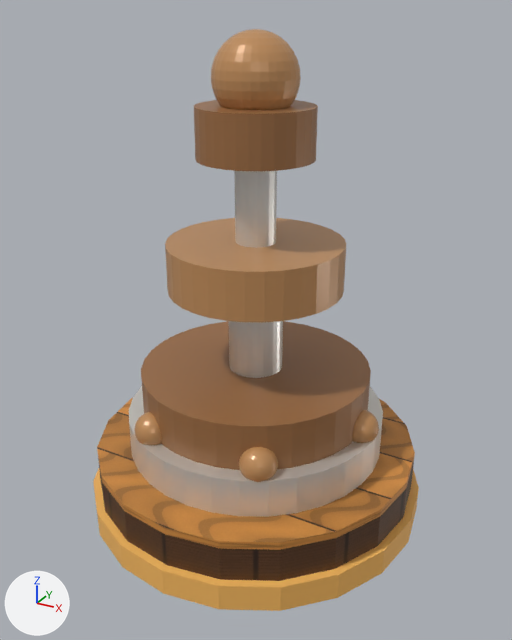
What one commit did to the glTF model Assets/Resources/Snack/Towers/Fondue.glb.
Before and after are seen from a 50 mm lens placed at (0.805, -1.461, 1.261), pointed at (0.015, -0.025, 0.543). The lights are fixed; the arrows at lower left show +X, +Y and +Z. The picture after the commit comes second.

Script lines for the objects in view, before the commit:
```python
ob_cylinder = bpy.data.objects.new('Cylinder', me_cylinder_060)
ob_cylinder.location = (0.0, 0.0, 0.0)
ob_cylinder_001 = bpy.data.objects.new('Cylinder.001', me_cylinder_061)
ob_cylinder_001.location = (0.0, 0.0, 0.0)
ob_cylinder_002 = bpy.data.objects.new('Cylinder.002', me_cylinder_062)
ob_cylinder_002.location = (0.0, 0.0, 0.0)
ob_cylinder_003 = bpy.data.objects.new('Cylinder.003', me_cylinder_063)
ob_cylinder_003.location = (0.0, 0.0, 0.0)
ob_cylinder_004 = bpy.data.objects.new('Cylinder.004', me_cylinder_064)
ob_cylinder_004.location = (0.0, 0.0, 0.0)
ob_cylinder_005 = bpy.data.objects.new('Cylinder.005', me_cylinder_065)
ob_cylinder_005.location = (0.0, 0.0, 0.0)
ob_pedestal = bpy.data.objects.new('pedestal', me_cylinder_057)
ob_pedestal.location = (0.0, 0.0, 0.115)
ob_sphere = bpy.data.objects.new('Sphere', me_sphere)
ob_sphere.location = (0.0, 0.0, 0.0)
ob_sphere_001 = bpy.data.objects.new('Sphere.001', me_sphere_003)
ob_sphere_001.location = (0.0, 0.0, 0.0)
# also in view: 'Sphere.005' at (-0.15, -0.26, 0.3); 'rim' at (0.0, 0.0, 0.035); 'Sphere.006' at (0.15, -0.26, 0.3)
```
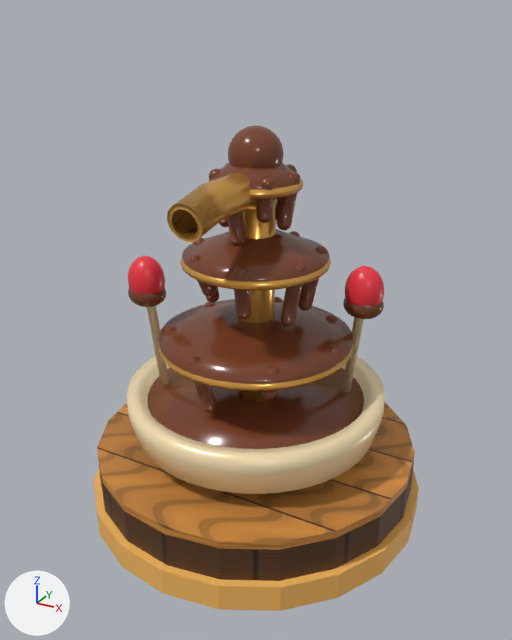
Changed parts and their boxes (x1, y1, x2, y2) in the pictures (512 x 640 px):
'Fondue Head', added: after (127, 126, 385, 494)
'Cylinder.001', deleted (brown): before (141, 321, 371, 470)
'Cylinder.003', deleted (orange): before (165, 218, 346, 322)
'Cylinder', deleted: before (129, 386, 383, 517)
'Cylinder.005', deleted (brown): before (194, 100, 318, 171)
'Sphere', deleted (orange): before (211, 29, 301, 110)
'Cylinder.004', deleted: before (234, 171, 277, 248)
'Cylinder.002', deleted: before (228, 321, 283, 378)
'Sphere.006', deleted (orange): before (239, 447, 278, 482)
'Sphere.005', deleted (orange): before (134, 412, 162, 445)
'Sphere.001', deleted (orange): before (352, 410, 379, 443)

Patch to the scene script:
```diff
--- a/Assets/Resources/Snack/Towers/Fondue.glb.py
+++ b/Assets/Resources/Snack/Towers/Fondue.glb.py
@@ ob_cylinder @@
-ob_cylinder = bpy.data.objects.new('Cylinder', me_cylinder_060)
@@ ob_cylinder_001 @@
-ob_cylinder_001 = bpy.data.objects.new('Cylinder.001', me_cylinder_061)
@@ ob_cylinder_002 @@
-ob_cylinder_002 = bpy.data.objects.new('Cylinder.002', me_cylinder_062)
@@ ob_cylinder_003 @@
-ob_cylinder_003 = bpy.data.objects.new('Cylinder.003', me_cylinder_063)
@@ ob_cylinder_004 @@
-ob_cylinder_004 = bpy.data.objects.new('Cylinder.004', me_cylinder_064)
@@ ob_cylinder_005 @@
-ob_cylinder_005 = bpy.data.objects.new('Cylinder.005', me_cylinder_065)
@@ ob_sphere @@
-ob_sphere = bpy.data.objects.new('Sphere', me_sphere)
@@ ob_sphere_001 @@
-ob_sphere_001 = bpy.data.objects.new('Sphere.001', me_sphere_003)
@@ ob_sphere_005 @@
-ob_sphere_005 = bpy.data.objects.new('Sphere.005', me_sphere_007)
@@ ob_sphere_006 @@
-ob_sphere_006 = bpy.data.objects.new('Sphere.006', me_sphere_008)
@@ ob_fondue_head @@
+ob_fondue_head = bpy.data.objects.new('Fondue Head', me_fountain_basin_007)  # 26088 vertices, 51952 faces; spans x -0.34..0.34, y -0.34..0.34, z 0.18..1.015; in mat_snack2_fondue_ivory_003 (beige #fce6b8), mat_snack2_glossy_chocolate_003 (brown #794028), mat_snack2_fondue_brass_003 (orange #e7ad55), mat_snack2_strawberry_dipper_003 (red #ed3542)
+ob_fondue_head.location = (0.0, 0.0, 0.0)
```
